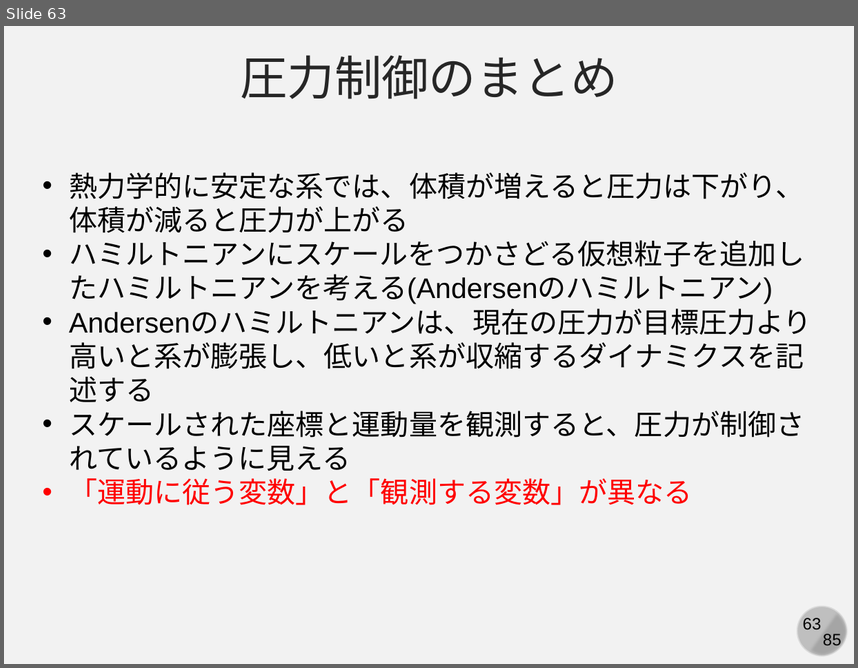
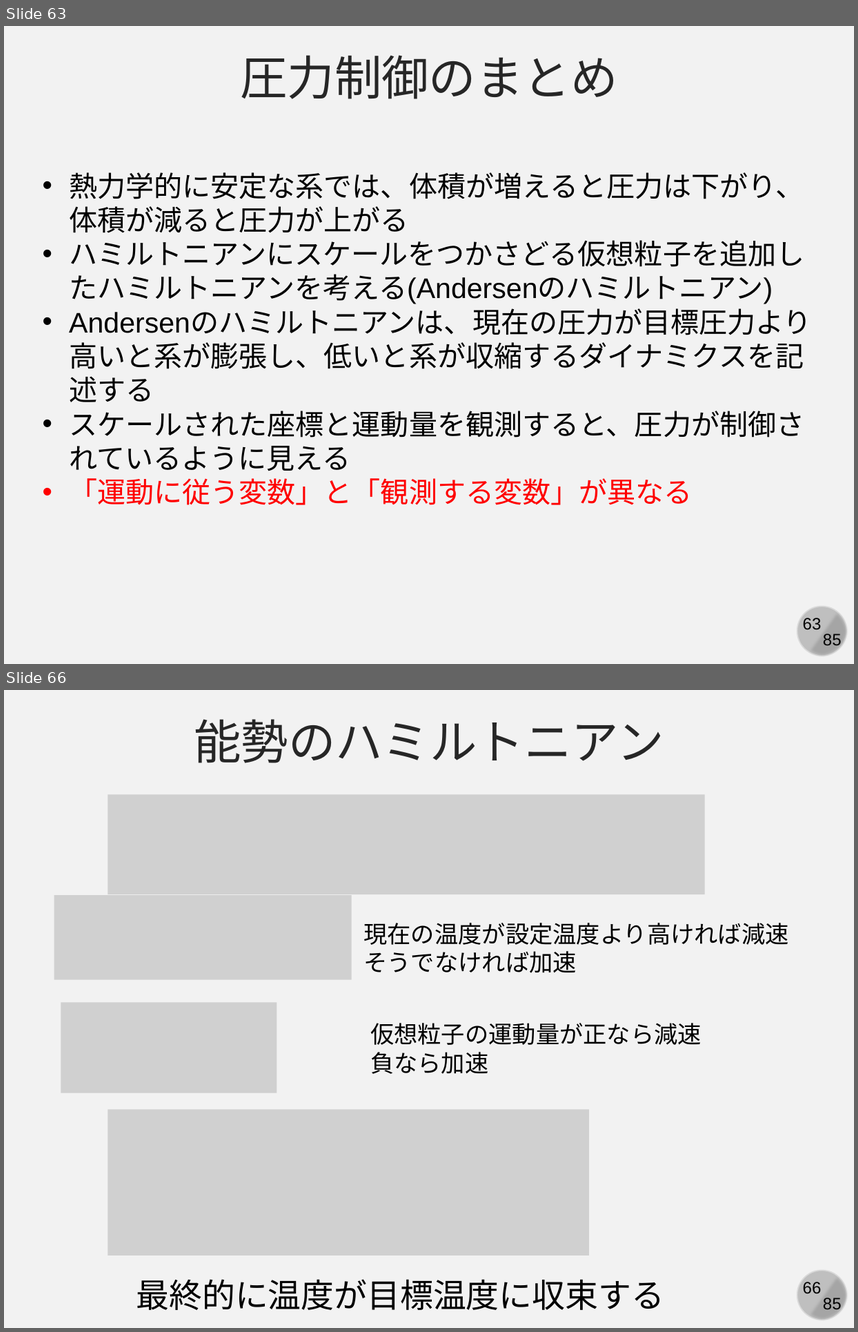
Before and after one commit to kaityo256/simulation_engineering, a slide deck: 06_md_observable/simulation06.pptx. Shown one above the other, each under a label of ours: slide 63 before the commit, slides 63 and 66 after it; the slides between them are not shown. The pictures are 858x668 and 858x1332 pixels, drawn with LibreOffice and Linux fonts; fonts in the diff are those of the drawing; grey boxes stand for pictures. Boxes give left, top, right and bottom in pixels: in the first picture for what was removed or moved away, otherwise in the second. Text is boxed around its words. In the diff, an @@ line names an element or a change of style, - is before the commit and + after.

```diff
--- a/06_md_observable/simulation06.pptx
+++ b/06_md_observable/simulation06.pptx
@@ slide 66 added at box(4, 690, 854, 1328), background #F2F2F2; not listed: 4 template elements that a slide beside it also shows @@
@@ text added at box(194, 719, 664, 763), 40 pt, text #262626 @@
+能勢のハミルトニアン
@@ picture added at box(107, 795, 704, 894) @@
@@ picture added at box(54, 895, 352, 980) @@
@@ text added at box(363, 923, 789, 973), 20 pt, text #000000 @@
+現在の温度が設定温度より高ければ減速
+そうでなければ加速
@@ picture added at box(61, 1002, 277, 1093) @@
@@ text added at box(370, 1023, 702, 1074), 20 pt, text #000000 @@
+仮想粒子の運動量が正なら減速
+負なら加速
@@ picture added at box(107, 1109, 589, 1255) @@
@@ text added at box(136, 1279, 664, 1310), 28 pt, text #000000 @@
+最終的に温度が目標温度に収束する
```
Also in this commit, not shown: 2 slides changed, 8 other slides added.
